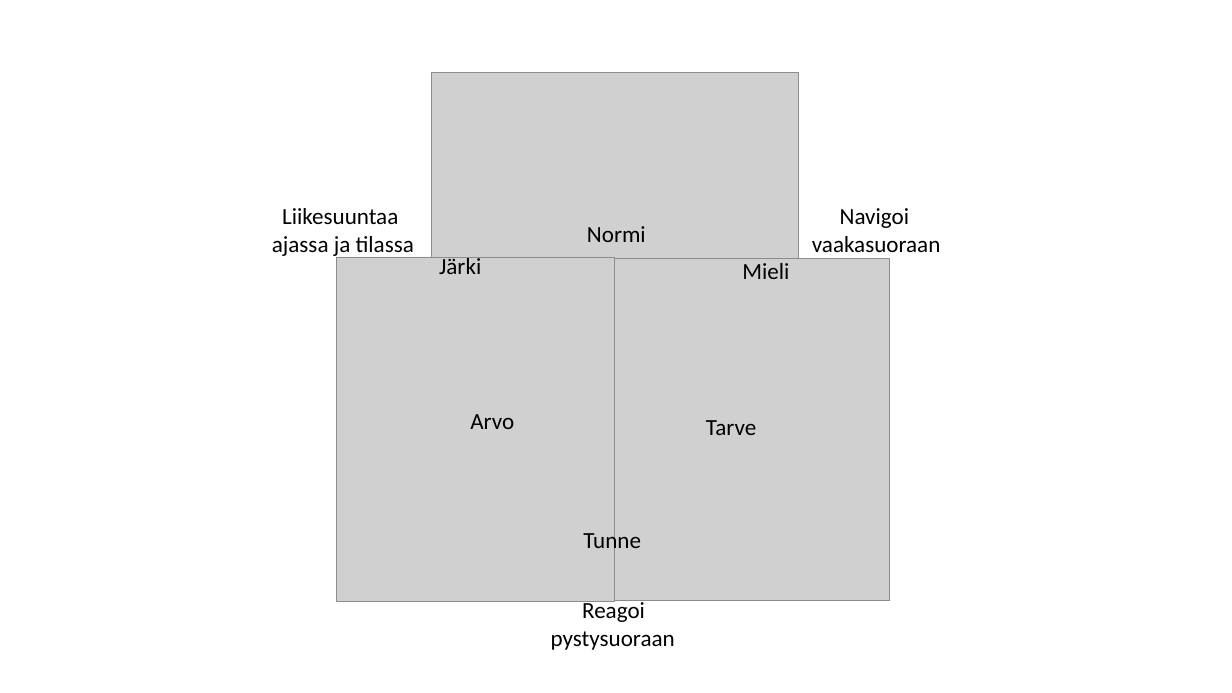
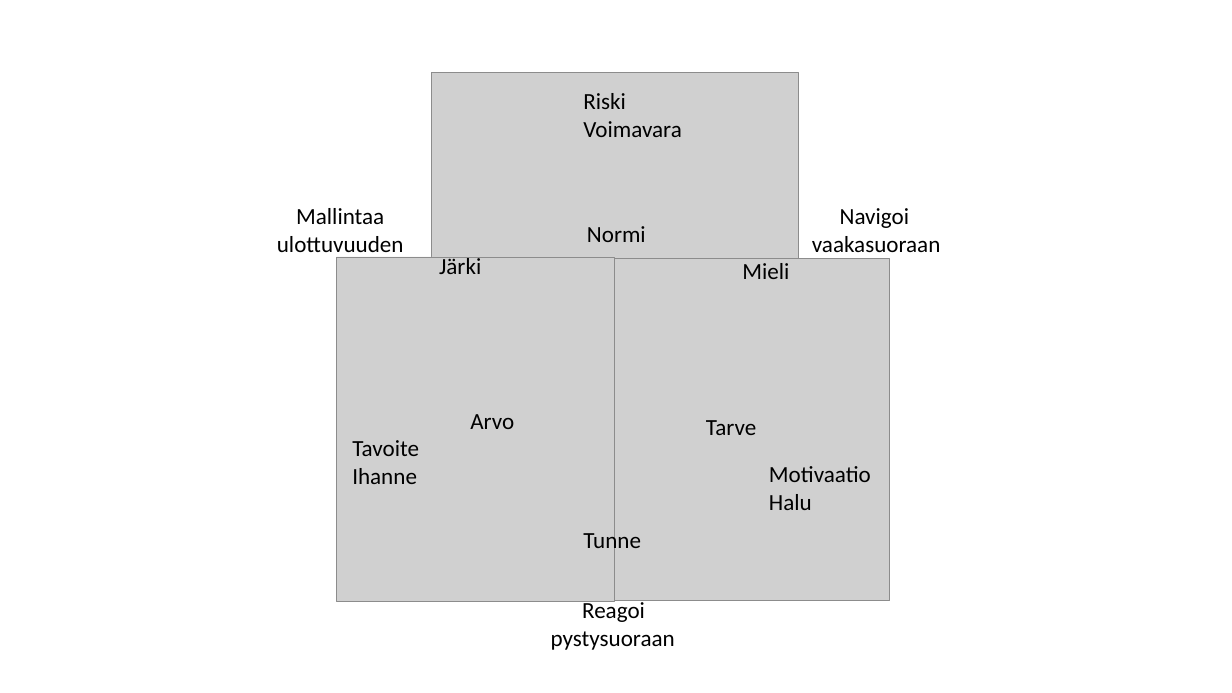
Before and after one commit to tilastomuuttujat/kuntatilastomuuttujat, a slide deck: slide 1 of kokemus.pptx. Drawn at 1232x693 pixels with LibreOffice and Linux fonts; fonts in the diff are those of the drawing; grey boxes stand for pictures. Boxes give left, top, right and bottom in pixels: in the first picture for what was removed or moved away, otherwise in the second. Text is boxed around its words. In the diff, an @@ line names an element or a change of style, - is before the commit and + after.

```diff
--- a/kokemus.pptx
+++ b/kokemus.pptx
@@ text added at (583,93,681,137), 18 pt, text #000000 @@
+Riski
+Voimavara
@@ text at (277,208,404,258): text changed @@
-Liikesuuntaa
-ajassa ja tilassa
+Mallintaa
+ulottuvuuden
@@ text added at (352,440,419,484), 18 pt, text #000000 @@
+Tavoite
+Ihanne
@@ text added at (769,466,871,510), 18 pt, text #000000 @@
+Motivaatio
+Halu
```
Also in this commit, not shown: 1 slide removed.
